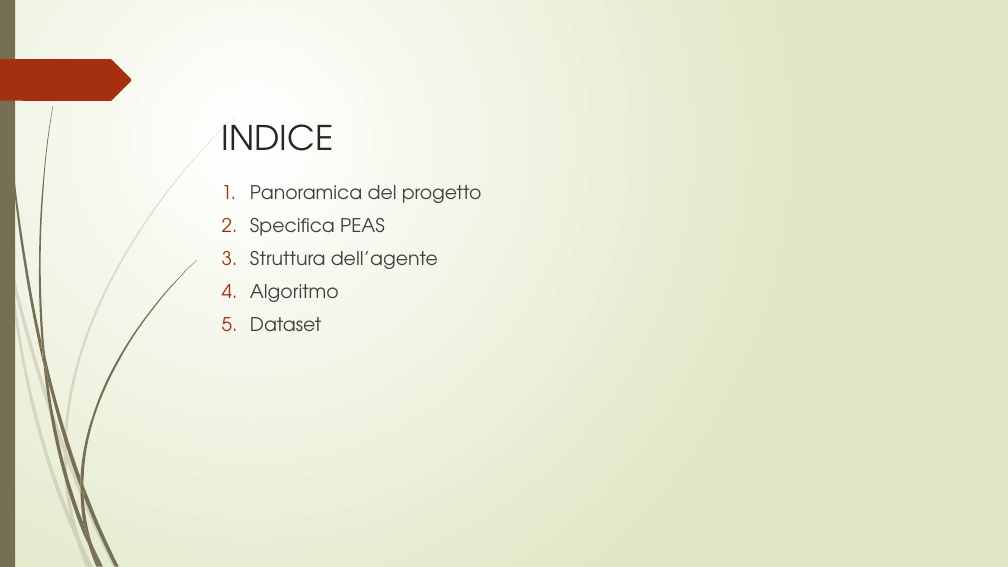
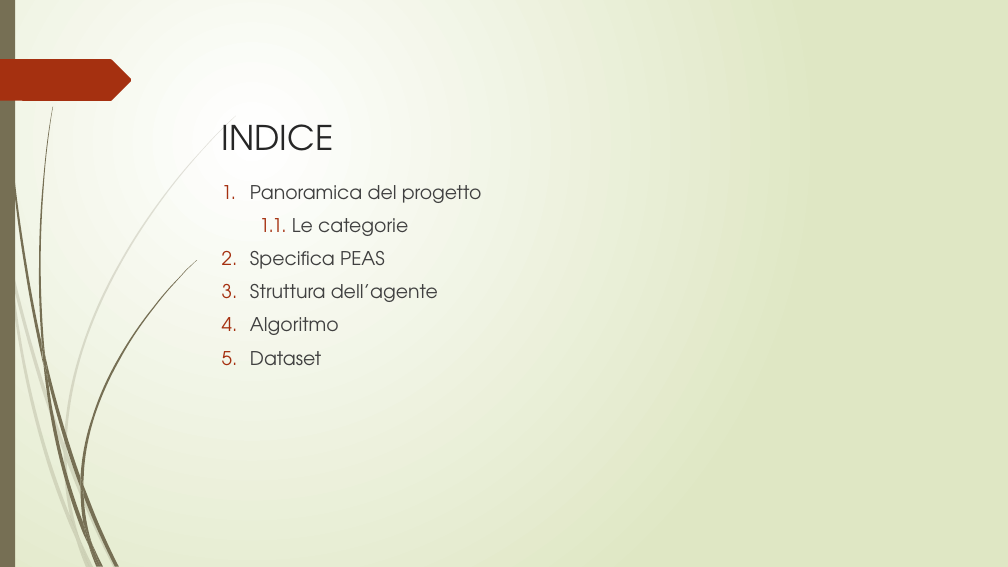
Before and after one commit to fpalomba/Segnali-Stradali, a slide deck: slide 4 of documentazione/Presentazione fia.pptx. Drawn at 1008x567 pixels with LibreOffice and Linux fonts; fonts in the diff are those of the drawing. Boxes give left, top, right and bottom in pixels: in the first picture for what was removed or moved away, otherwise in the second. Text is boxed around its words. In the diff, an @@ line names an element or a change of style, - is before the commit and + after.

```diff
--- a/documentazione/Presentazione fia.pptx
+++ b/documentazione/Presentazione fia.pptx
@@ text at [259, 218, 408, 236]: paragraph added @@
+1.1. Le categorie
```
Also in this commit, not shown: 5 other slides changed, 3 slides added, 1 other file.
